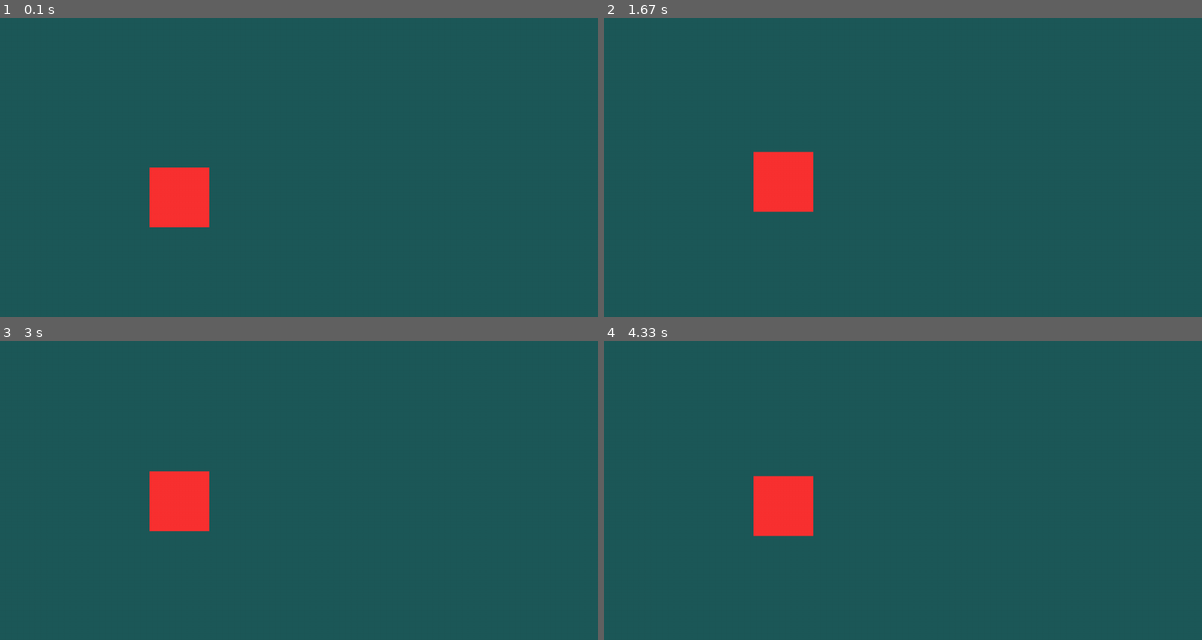
Above: before the commit, frames 1-4 (two rows, left to right).
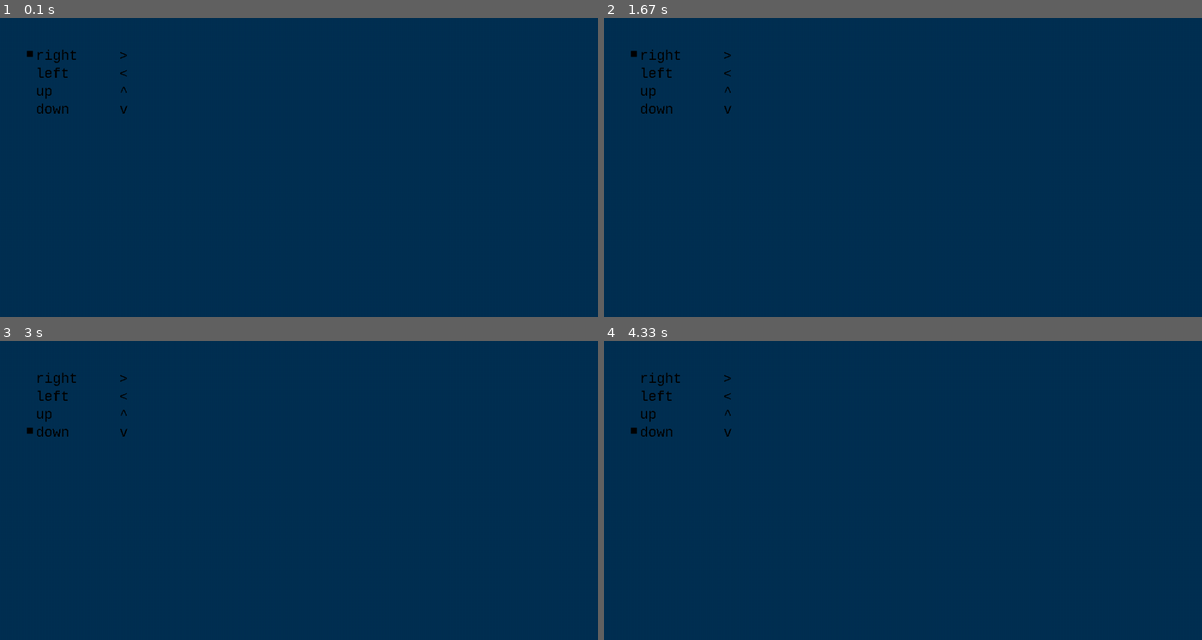
Above: after the commit, the same moments.

Repository: PavelAltynnikov/pygame-controls
Game: pygame game, started from main.py
Two runs of this game, one before a commit and one after it. Both use one fixed random seed, a clock stepped at 60 frames per second and the inputs below.
Inputs:
- Up to frame 1 (0.1 s): no input
- Up to frame 2 (1.67 s): hold Up 0.33-0.8 s; hold Down 0.83-1.13 s; hold Up 1.17-1.53 s; hold Down from 1.57 s (still down)
- Up to frame 3 (3 s): release Down at 1.93 s; hold Up 1.97-2.27 s; hold Down 2.3-2.6 s; hold Up from 2.63 s (still down)
- Up to frame 4 (4.33 s): release Up at 3 s; hold Down 3.03-3.4 s; hold Up 3.43-3.73 s; hold Down 3.77-4.07 s; hold Up from 4.1 s (still down)

The runs differ from the first frame. In frame 1, 100% of the frame differs, in the area x 0-100%, y 0-100%; in frame 2, 100%; in frame 3, 100%; in frame 4, 100%.

Commit message:
add SettingWindow testing code

Diff:
--- a/main.py
+++ b/main.py
@@ -215,9 +215,11 @@
 
 
 if __name__ == '__main__':
-    window = GameWindow(
-        caption='Controls tests',
-        size=(1000, 500),
-        character=Character(settings.UserControlSettings())
-    )
-    window.show()
+    # window = GameWindow(
+    #     caption='Controls tests',
+    #     size=(1000, 500),
+    #     character=Character(settings.UserControlSettings())
+    # )
+    # window.show()
+    sw = SettingWindow("settings", (1000, 500))
+    sw.show()
